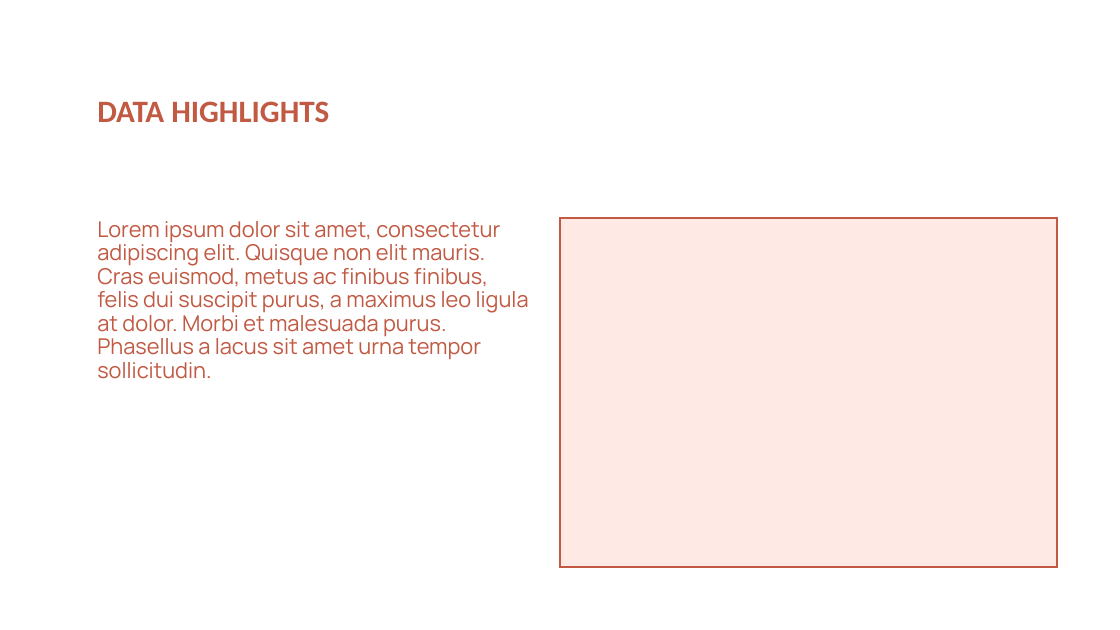
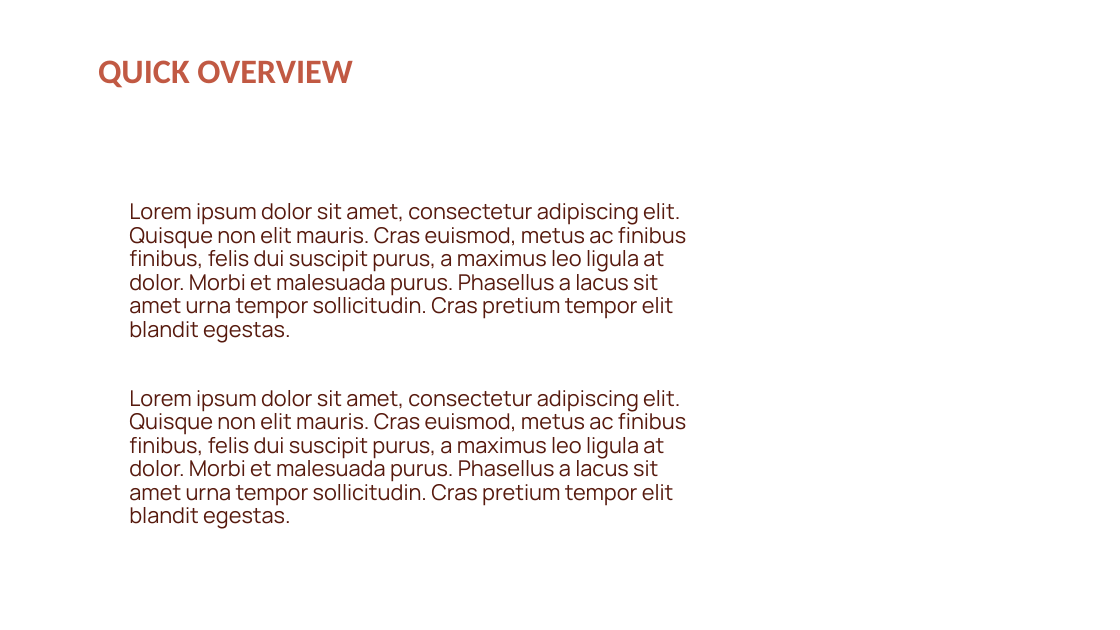
Before and after one commit to qarshiyevnodir-stack/student_helper_bot, a slide deck: slide 3 of templates/shablonlar/22.pptx (slide 6 before the commit). Drawn at 1120x630 pixels with LibreOffice and Linux fonts; fonts in the diff are those of the drawing; background and template pictures are left out. Boxes give left, top, right and bottom in pixels: in the first picture for what was removed or moved away, otherwise in the second. Text is boxed around its words. In the diff, an @@ line names an element or a change of style, - is before the commit and + after.

```diff
--- a/templates/shablonlar/22.pptx
+++ b/templates/shablonlar/22.pptx
@@ text added at [98, 60, 352, 88], 44 pt, text #C15943, bold @@
+QUICK OVERVIEW
@@ text removed at [97, 101, 329, 122] @@
-DATA HIGHLIGHTS
@@ text at [129, 203, 686, 343]: text changed; text colour #C15943 to #571A0E @@
-Lorem ipsum dolor sit amet, consectetur adipiscing elit. Quisque non elit mauris. Cras euismod, metus ac finibus finibus, felis dui suscipit purus, a maximus leo ligula at dolor. Morbi et malesuada purus. Phasellus a lacus sit amet urna tempor sollicitudin.
+Lorem ipsum dolor sit amet, consectetur adipiscing elit. Quisque non elit mauris. Cras euismod, metus ac finibus finibus, felis dui suscipit purus, a maximus leo ligula at dolor. Morbi et malesuada purus. Phasellus a lacus sit amet urna tempor sollicitudin. Cras pretium tempor elit blandit egestas.
@@ freeform shape removed at [560, 218, 1057, 567] @@
@@ text added at [129, 390, 686, 529], 28 pt, text #571A0E @@
+Lorem ipsum dolor sit amet, consectetur adipiscing elit. Quisque non elit mauris. Cras euismod, metus ac finibus finibus, felis dui suscipit purus, a maximus leo ligula at dolor. Morbi et malesuada purus. Phasellus a lacus sit amet urna tempor sollicitudin. Cras pretium tempor elit blandit egestas.
```
Also in this commit, not shown: 1 other slide changed, 1 other file.
